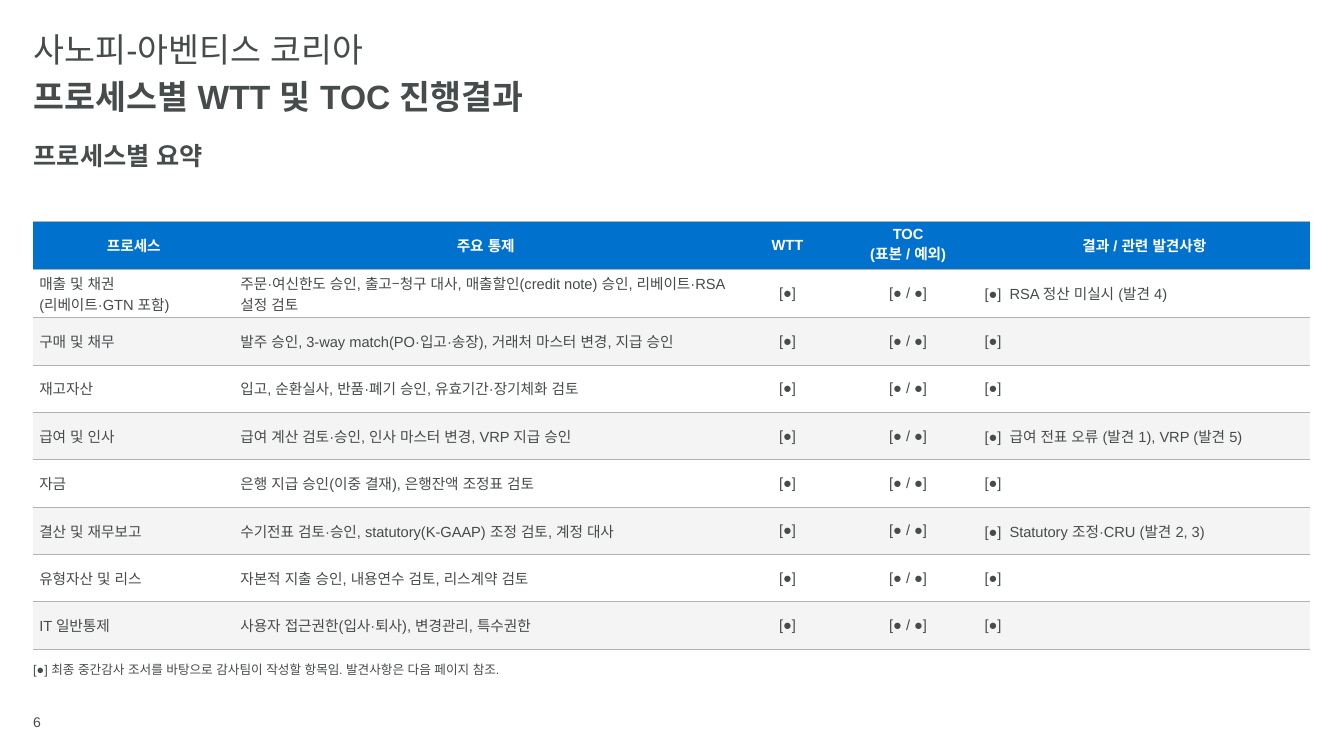
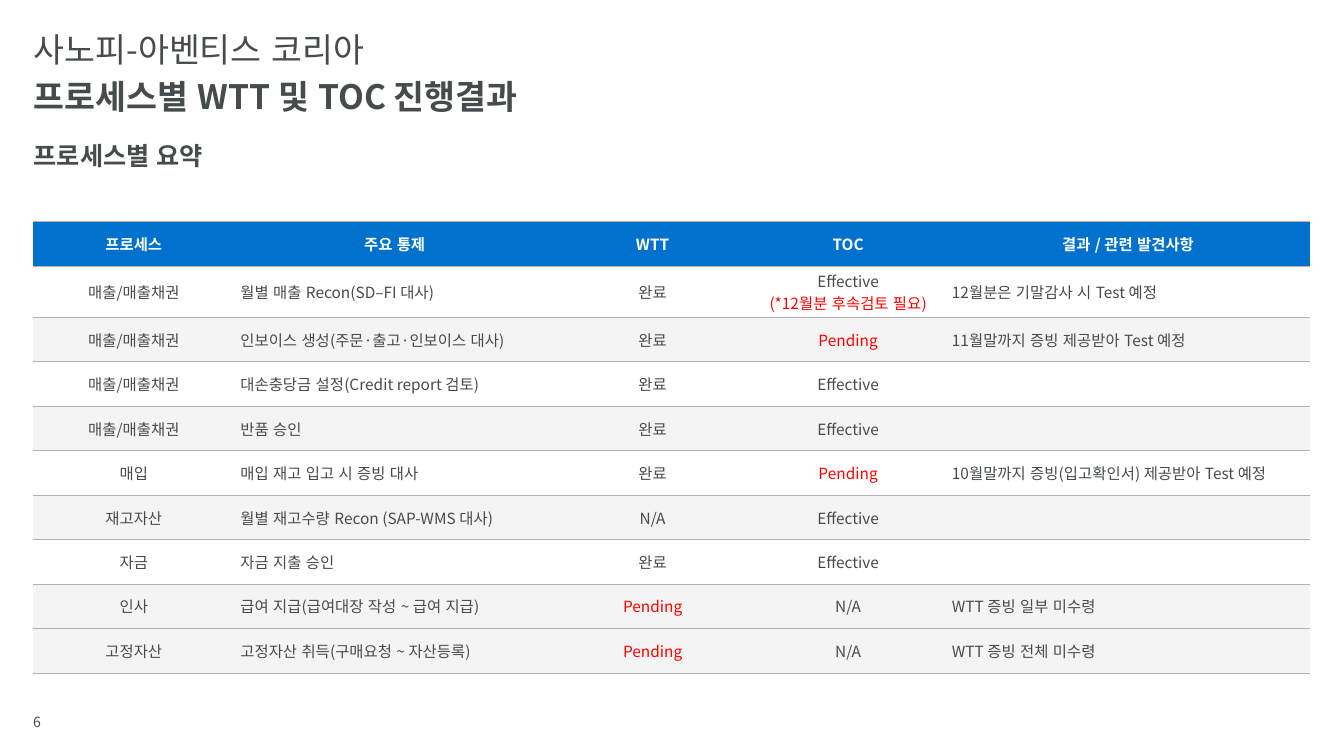
Before and after one commit to hansesle-maker/code, a slide deck: slide 6 of deliverables/SAK_FY2026_Interim_Closing_KO.pptx. Drawn at 1344x756 pixels with LibreOffice and Linux fonts; fonts in the diff are those of the drawing; background and template pictures are left out. Boxes give left, top, right and bottom in pixels: in the first picture for what was removed or moved away, otherwise in the second. Text is boxed around its words. In the diff, an @@ line names an element or a change of style, - is before the commit and + after.

```diff
--- a/deliverables/SAK_FY2026_Interim_Closing_KO.pptx
+++ b/deliverables/SAK_FY2026_Interim_Closing_KO.pptx
@@ text "프로세스별 WTT 및 TOC 진행결과" at bbox=[34, 81, 518, 112]: font Arial to Noto Sans CJK KR @@
@@ table at bbox=[33, 222, 1312, 667] @@
-row 1: 프로세스 | 주요 통제 | WTT | TOC / (표본 / 예외) | 결과 / 관련 발견사항
-row 2: 매출 및 채권 / (리베이트·GTN 포함) | 주문·여신한도 승인, 출고–청구 대사, 매출할인(credit note) 승인, 리베이트·RSA 설정 검토 | [●] | [● / ●] | [●] RSA 정산 미실시 (발견 4)
-row 3: 구매 및 채무 | 발주 승인, 3-way match(PO·입고·송장), 거래처 마스터 변경, 지급 승인 | [●] | [● / ●] | [●]
-row 4: 재고자산 | 입고, 순환실사, 반품·폐기 승인, 유효기간·장기체화 검토 | [●] | [● / ●] | [●]
-row 5: 급여 및 인사 | 급여 계산 검토·승인, 인사 마스터 변경, VRP 지급 승인 | [●] | [● / ●] | [●] 급여 전표 오류 (발견 1), VRP (발견 5)
-row 6: 자금 | 은행 지급 승인(이중 결재), 은행잔액 조정표 검토 | [●] | [● / ●] | [●]
-row 7: 결산 및 재무보고 | 수기전표 검토·승인, statutory(K-GAAP) 조정 검토, 계정 대사 | [●] | [● / ●] | [●] Statutory 조정·CRU (발견 2, 3)
-row 8: 유형자산 및 리스 | 자본적 지출 승인, 내용연수 검토, 리스계약 검토 | [●] | [● / ●] | [●]
-row 9: IT 일반통제 | 사용자 접근권한(입사·퇴사), 변경관리, 특수권한 | [●] | [● / ●] | [●]
+row 1: 프로세스 | 주요 통제 | WTT | TOC | 결과 / 관련 발견사항
+row 2: 매출/매출채권 | 월별 매출 Recon(SD–FI 대사) | 완료 | Effective / (*12월분 후속검토 필요) | 12월분은 기말감사 시 Test 예정
+row 3: 매출/매출채권 | 인보이스 생성(주문·출고·인보이스 대사) | 완료 | Pending | 11월말까지 증빙 제공받아 Test 예정
+row 4: 매출/매출채권 | 대손충당금 설정(Credit report 검토) | 완료 | Effective | 
+row 5: 매출/매출채권 | 반품 승인 | 완료 | Effective | 
+row 6: 매입 | 매입 재고 입고 시 증빙 대사 | 완료 | Pending | 10월말까지 증빙(입고확인서) 제공받아 Test 예정
+row 7: 재고자산 | 월별 재고수량 Recon (SAP-WMS 대사) | N/A | Effective | 
+row 8: 자금 | 자금 지출 승인 | 완료 | Effective | 
+row 9: 인사 | 급여 지급(급여대장 작성 ~ 급여 지급) | Pending | N/A | WTT 증빙 일부 미수령
+row 10: 고정자산 | 고정자산 취득(구매요청 ~ 자산등록) | Pending | N/A | WTT 증빙 전체 미수령
@@ text removed at bbox=[51, 663, 499, 675] @@
-[●] 최종 중간감사 조서를 바탕으로 감사팀이 작성할 항목임. 발견사항은 다음 페이지 참조.
```
Also in this commit, not shown: 15 other slides changed, 2 slides removed, 1 other file.
